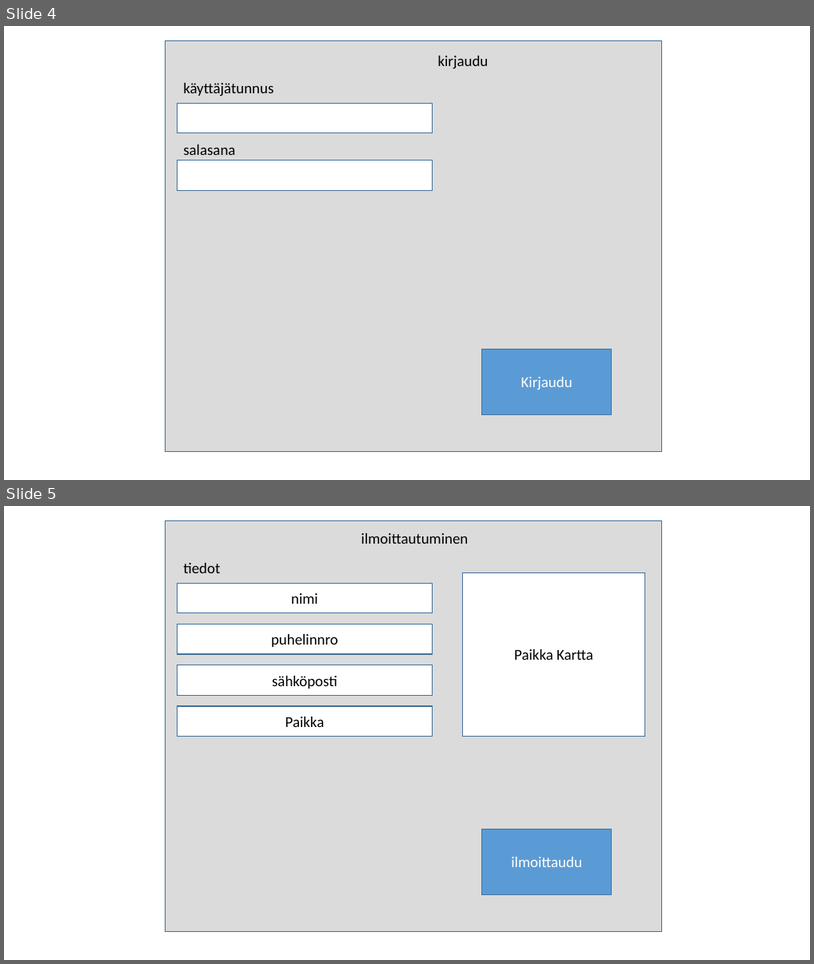
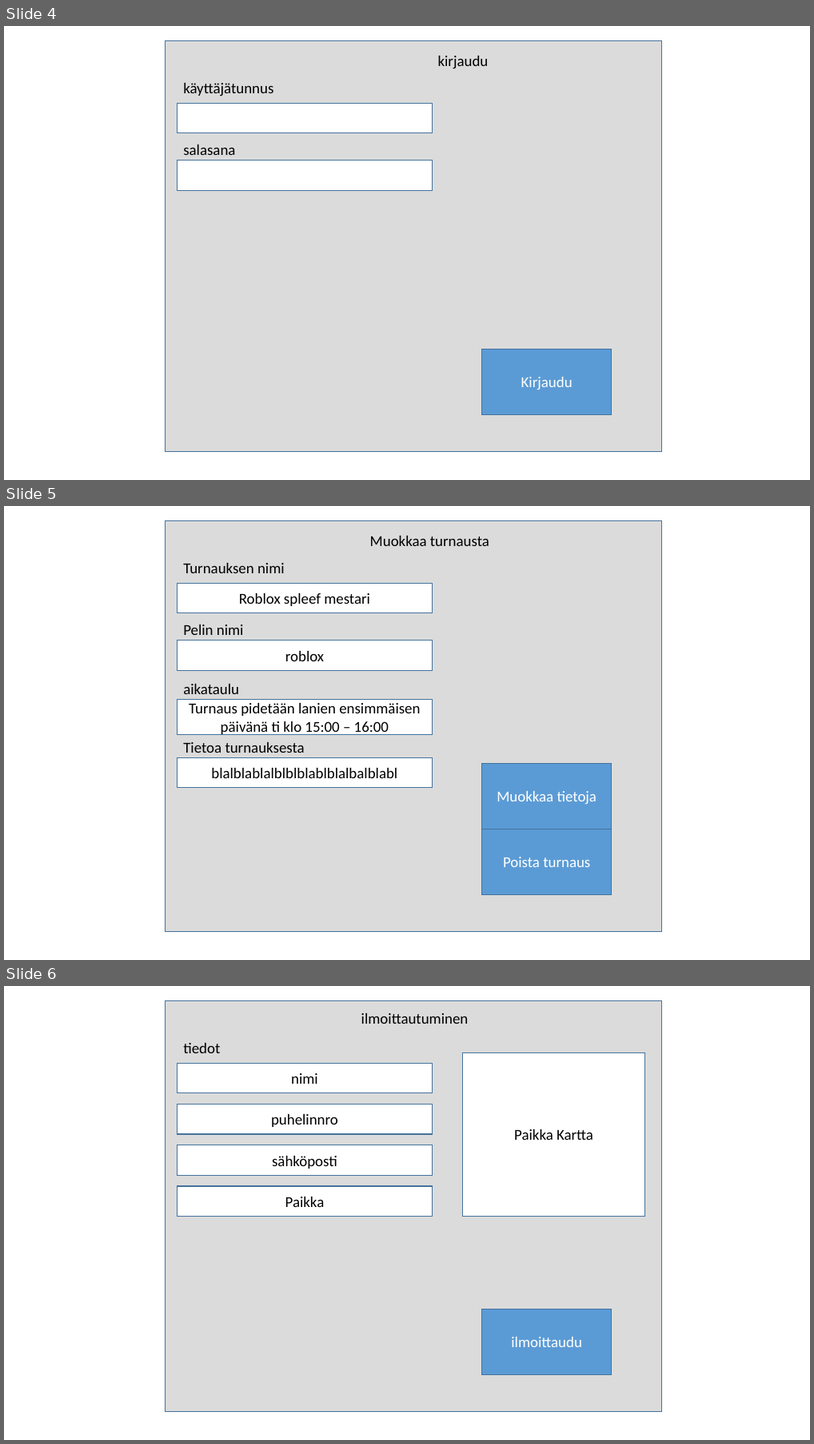
Before and after one commit to njuvonen/leenankurssi, a slide deck: testikansio/Presentation1.pptx. Shown one above the other, each under a label of ours: slides 4 and 5 before the commit, slides 4, 5 and 6 after it. The pictures are 814x964 and 814x1444 pixels, drawn with LibreOffice and Linux fonts; fonts in the diff are those of the drawing; background and template pictures are left out. Boxes give left, top, right and bottom in pixels: in the first picture for what was removed or moved away, otherwise in the second. Text is boxed around its words. In the diff, an @@ line names an element or a change of style, - is before the commit and + after.

```diff
--- a/testikansio/Presentation1.pptx
+++ b/testikansio/Presentation1.pptx
@@ slide 5 added at (4,506,810,960), background picture (left out) @@
@@ rectangle added at (166,521,662,932), fill #D9D9D9 at 92% opacity, outline #43739E 1 pt @@
@@ text added at (370,536,490,546), 18 pt, text #000000 @@
+Muokkaa turnausta
@@ text added at (183,563,285,573), 18 pt, text #000000 @@
+Turnauksen nimi
@@ rectangle added at (178,584,432,613), fill #FFFFFF, outline #43739E 1 pt, 18 pt, text #000000 @@
+Roblox spleef mestari
@@ text added at (183,624,244,635), 18 pt, text #000000 @@
+Pelin nimi
@@ rectangle added at (178,640,432,670), fill #FFFFFF, outline #43739E 1 pt, 18 pt, text #000000 @@
+roblox
@@ text added at (183,684,239,694), 18 pt, text #000000 @@
+aikataulu
@@ rectangle added at (178,699,432,734), fill #FFFFFF, outline #43739E 1 pt, 18 pt, text #000000 @@
+Turnaus pidetään lanien ensimmäisen päivänä ti klo 15:00 – 16:00
@@ text added at (183,742,305,752), 18 pt, text #000000 @@
+Tietoa turnauksesta
@@ rectangle added at (178,758,432,788), fill #FFFFFF, outline #43739E 1 pt, 18 pt, text #000000 @@
+blalblablalblblblablblalbalblabl
@@ rectangle added at (482,763,612,828), fill #5B9BD5, outline #43739E 1 pt, 18 pt, text #FFFFFF @@
+Muokkaa tietoja
@@ rectangle added at (482,829,612,894), fill #5B9BD5, outline #43739E 1 pt, 18 pt, text #FFFFFF @@
+Poista turnaus
@@ what was slide 5 is now slide 6 @@
```
Also in this commit, not shown: 2 other files.
